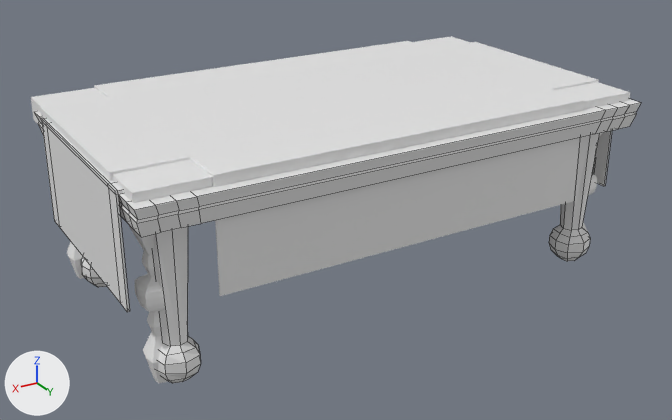
Two versions of the Blender file art/models/props/party_table/party_table.blend, one commit apart.
Before and after are seen from a 50 mm lens placed at (2.41, 3.95, 2.35), pointed at (0.03, -0.02, 0.36). Every picture has the same lights, and +X, +Y and +Z are marked at lower left. The picture after the commit comes second. Mesh edges are drawn as thin lines on the coarser meshes.

The older version as bpy lines, for what is in view:
```python
me_geo_party_table_ver1 = bpy.data.meshes.new('geo_party_table_ver1')
me_geo_party_table_ver1.from_pydata(...)  # 592 vertices, 585 faces; spans x -0.6..0.6, y -1.0..1.0, z -12.8..11.9
me_geo_party_table_ver2 = bpy.data.meshes.new('geo_party_table_ver2')
me_geo_party_table_ver2.from_pydata(...)  # 428 vertices, 426 faces; spans x -1.01..1.01, y -1.0..1.0, z -9.64..4.48
ob_party_table_ver1 = bpy.data.objects.new('party_table_ver1', me_geo_party_table_ver1)
ob_party_table_ver1.location = (0.0, -0.095, 0.515)
ob_party_table_ver1.scale = (2.33, 0.768, 0.0404)
ob_party_table_ver2 = bpy.data.objects.new('party_table_ver2', me_geo_party_table_ver2)
ob_party_table_ver2.location = (0.0, 0.0, 0.655)
ob_party_table_ver2.scale = (1.38, 0.739, 0.0673)
```
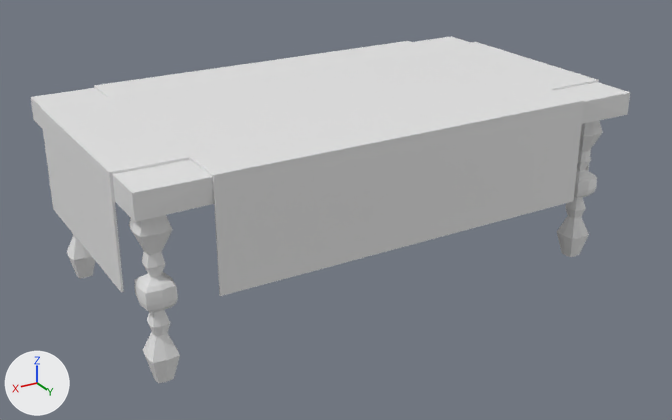
Where the newer file only moved an object's origin or applied its transform, the numbers keep the older frame.

Pixel boxes (x1, y1, x2, y2) of what changed, in the pictures (672 x 420 px):
'party_table_ver2', hidden
    before: (34, 99, 641, 383)

The change, as a list of edits to the scene's bpy script:
```text
Change me_geo_party_table_ver2:
    used by ob_party_table_ver2; location = (0.0, 0.0, 0.655); scale = (1.38, 0.739, 0.0673)
    remove me_geo_party_table_ver2.from_pydata(...)  # 428 vertices, 426 faces; spans x -1.01..1.01, y -1.0..1.0, z -9.64..4.48
    add me_geo_party_table_ver2.from_pydata(...)  # 428 vertices, 426 faces; spans x -1.39..1.39, y -0.74..0.74, z -0.65..0.3
    me_geo_party_table_ver2 part 1: the whole mesh is scaled about the mesh origin by (1.38, 0.739, 0.0673)
Change ob_party_table_ver2:
    add ob_party_table_ver2.hide_set(True)
```
